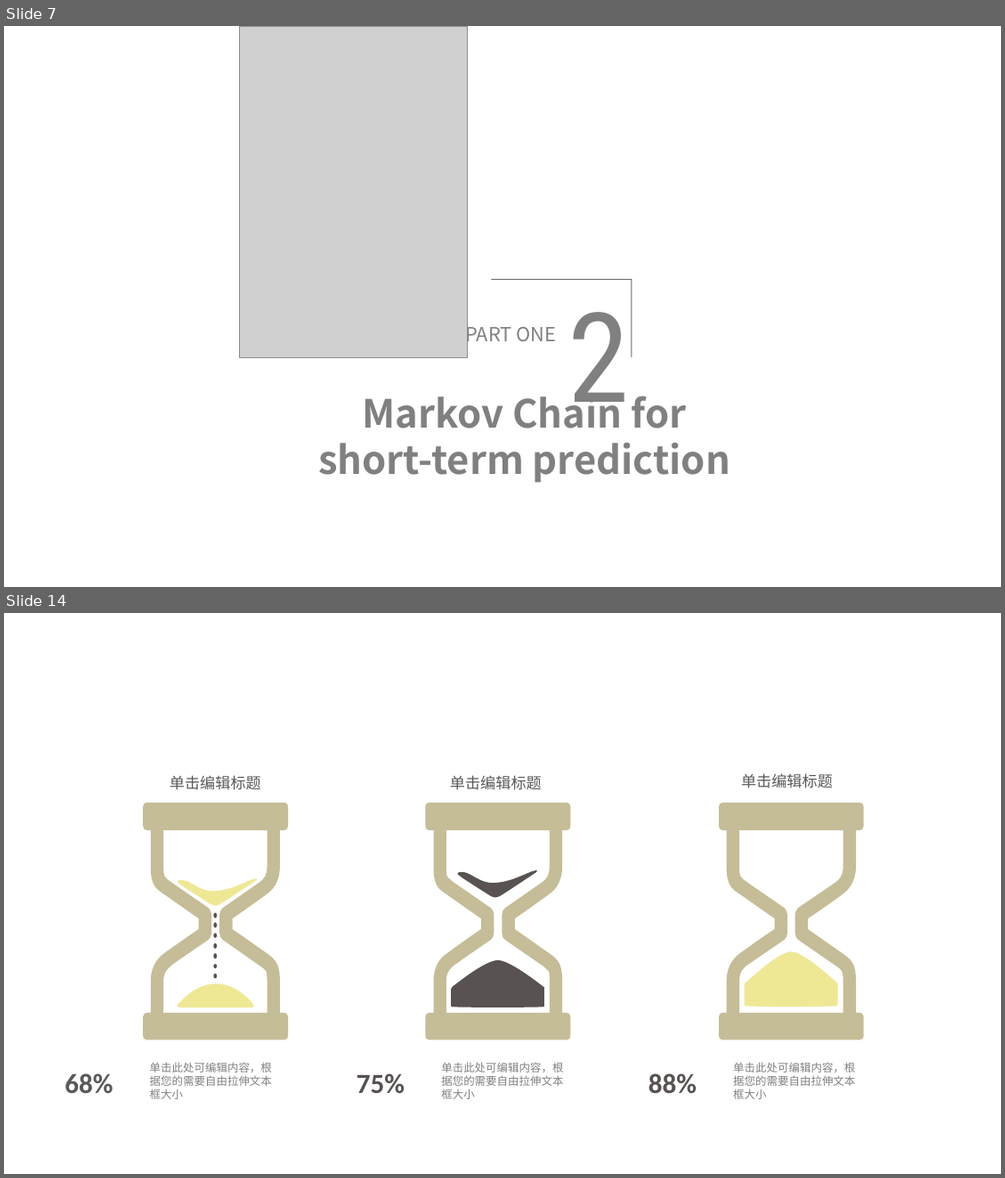
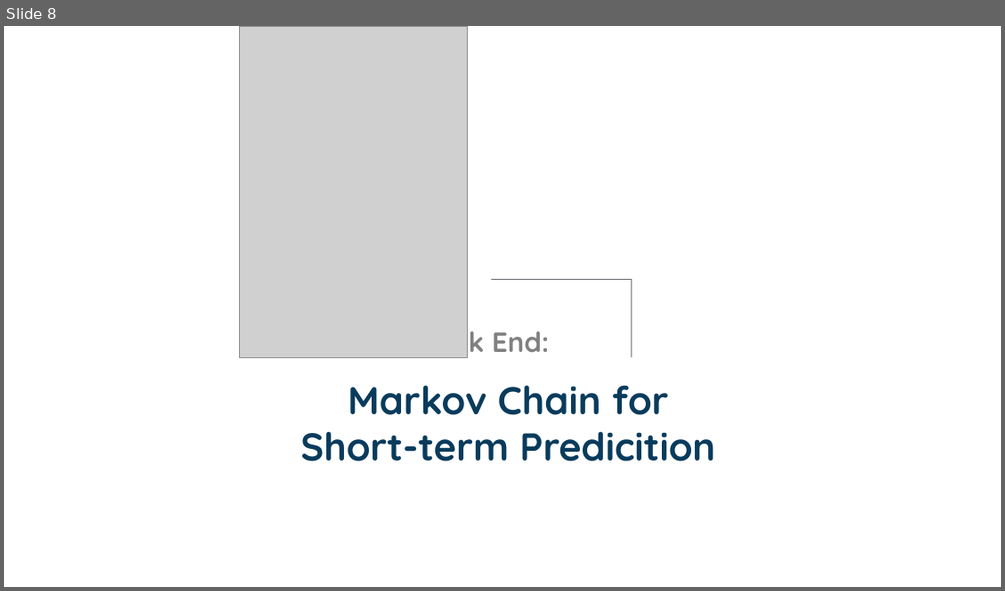
Before and after one commit to yippp/Musier, a slide deck: MidtermPRE/MusierMidtermFront.pptx. Shown one above the other, each under a label of ours: slides 7 and 14 before the commit, slide 8 after it; the slides between them are not shown. The pictures are 1005x1178 and 1005x591 pixels, drawn with LibreOffice and Linux fonts; fonts in the diff are those of the drawing; grey boxes stand for pictures. Boxes give left, top, right and bottom in pixels: in the first picture for what was removed or moved away, otherwise in the second. Text is boxed around its words. In the diff, an @@ line names an element or a change of style, - is before the commit and + after.

```diff
--- a/MidtermPRE/MusierMidtermFront.pptx
+++ b/MidtermPRE/MusierMidtermFront.pptx
@@ slide 14 removed at bbox=[4, 613, 1001, 1174], background #FFFFFF @@
@@ text removed at bbox=[170, 775, 261, 790] @@
-单击编辑标题
@@ text removed at bbox=[450, 775, 542, 790] @@
-单击编辑标题
@@ text removed at bbox=[741, 773, 833, 788] @@
-单击编辑标题
@@ freeform shape removed at bbox=[426, 803, 571, 1039] @@
@@ freeform shape removed at bbox=[719, 803, 863, 1039] @@
@@ freeform shape removed at bbox=[456, 869, 538, 898] @@
@@ freeform shape removed at bbox=[744, 952, 838, 1006] @@
@@ group removed at bbox=[143, 803, 287, 1039]: 7 ellipses, 3 freeform shapes @@
@@ freeform shape removed at bbox=[451, 960, 544, 1006] @@
@@ text removed at bbox=[150, 1062, 272, 1099] @@
-单击此处可编辑内容，根据您的需要自由拉伸文本框大小
@@ text removed at bbox=[441, 1062, 563, 1099] @@
-单击此处可编辑内容，根据您的需要自由拉伸文本框大小
@@ text removed at bbox=[733, 1062, 855, 1099] @@
-单击此处可编辑内容，根据您的需要自由拉伸文本框大小
@@ text removed at bbox=[65, 1073, 113, 1093] @@
-68%
@@ text removed at bbox=[356, 1073, 404, 1093] @@
-75%
@@ text removed at bbox=[648, 1073, 696, 1093] @@
-88%
@@ what was slide 7 is now slide 8 @@
@@ slide 8 changed as well @@
@@ text removed at bbox=[568, 312, 630, 428] @@
-2
@@ text at bbox=[419, 322, 549, 359]: text changed; size 14 to 20 pt; font Noto Sans CJK SC to Quicksand; bold on @@
-PART ONE
+Back End:
@@ text at bbox=[300, 385, 715, 461]: text changed; font Noto Sans CJK SC to Quicksand; text colour #808080 to #093B5C @@
-Markov Chain for short-term prediction
+Markov Chain for Short-term Predicition
```
Also in this commit, not shown: 2 other slides changed, 11 slides added, 21 other slides removed.
